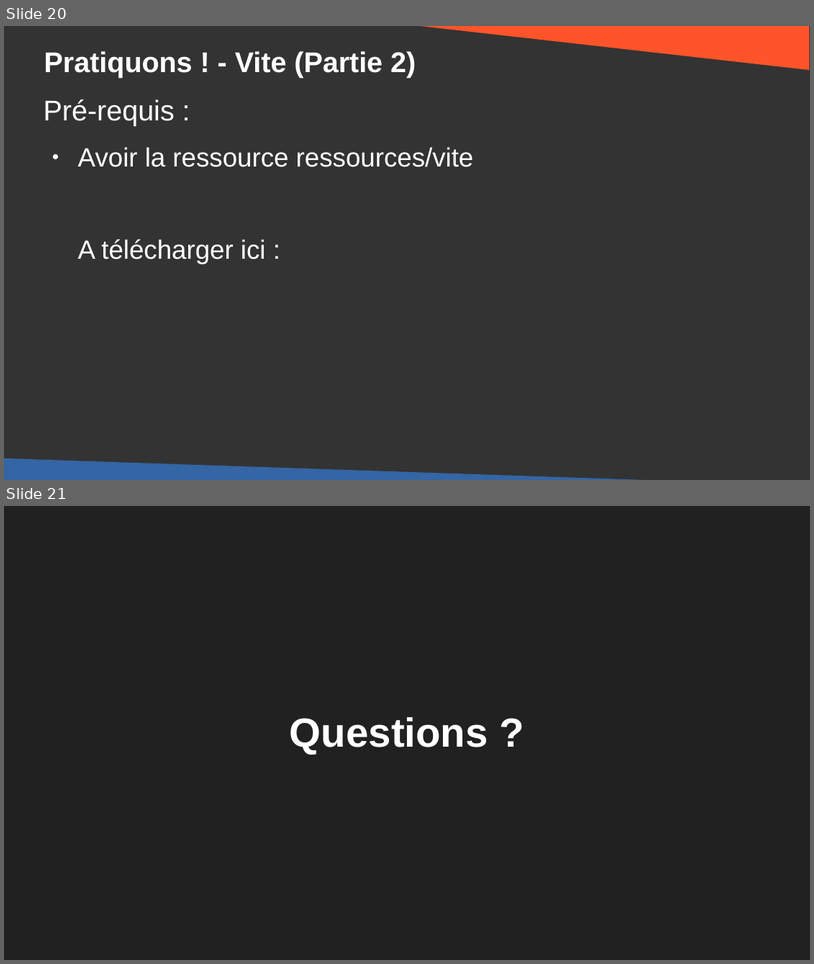
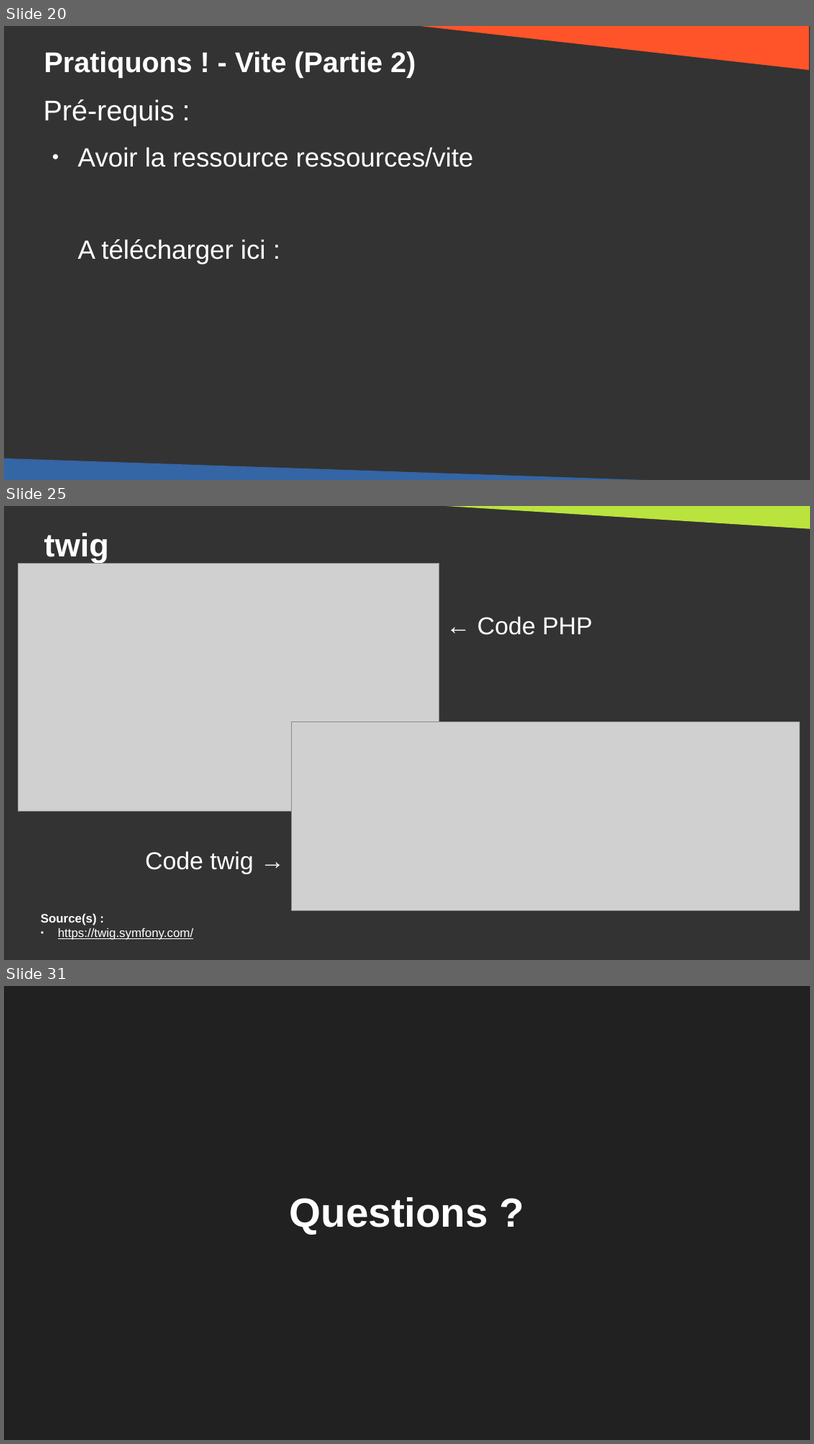
Before and after one commit to DanYellow/cours, a slide deck: developpement-front-s5/travaux-pratiques/numero-4/presentation.odp. Shown one above the other, each under a label of ours: slides 20 and 21 before the commit, slides 20, 25 and 31 after it; the slides between them are not shown. The pictures are 814x964 and 814x1444 pixels, drawn with LibreOffice and Linux fonts; fonts in the diff are those of the drawing; grey boxes stand for pictures. Boxes give left, top, right and bottom in pixels: in the first picture for what was removed or moved away, otherwise in the second. Text is boxed around its words. In the diff, an @@ line names an element or a change of style, - is before the commit and + after.

```diff
--- a/developpement-front-s5/travaux-pratiques/numero-4/presentation.odp
+++ b/developpement-front-s5/travaux-pratiques/numero-4/presentation.odp
@@ slide 25 added at (4, 506, 810, 960), background #333333 @@
@@ right triangle added at (395, 506, 810, 530), fill #BBE33D @@
@@ title added at (44, 533, 109, 562), 32 pt, text #FFFFFF, bold @@
+twig
@@ picture added at (18, 564, 440, 812) @@
@@ text added at (478, 616, 593, 635), 24 pt, text #FFFFFF @@
+← Code PHP
@@ picture added at (292, 722, 800, 911) @@
@@ text added at (145, 851, 253, 874), 24 pt, text #FFFFFF @@
+Code twig →
@@ text added at (41, 913, 193, 939), 12 pt, text #FFFFFF, underline @@
+Source(s) :
+● https://twig.symfony.com/
@@ what was slide 21 is now slide 31 @@
```
Also in this commit, not shown: 1 slide changed, 9 other slides added, 2 other files.
